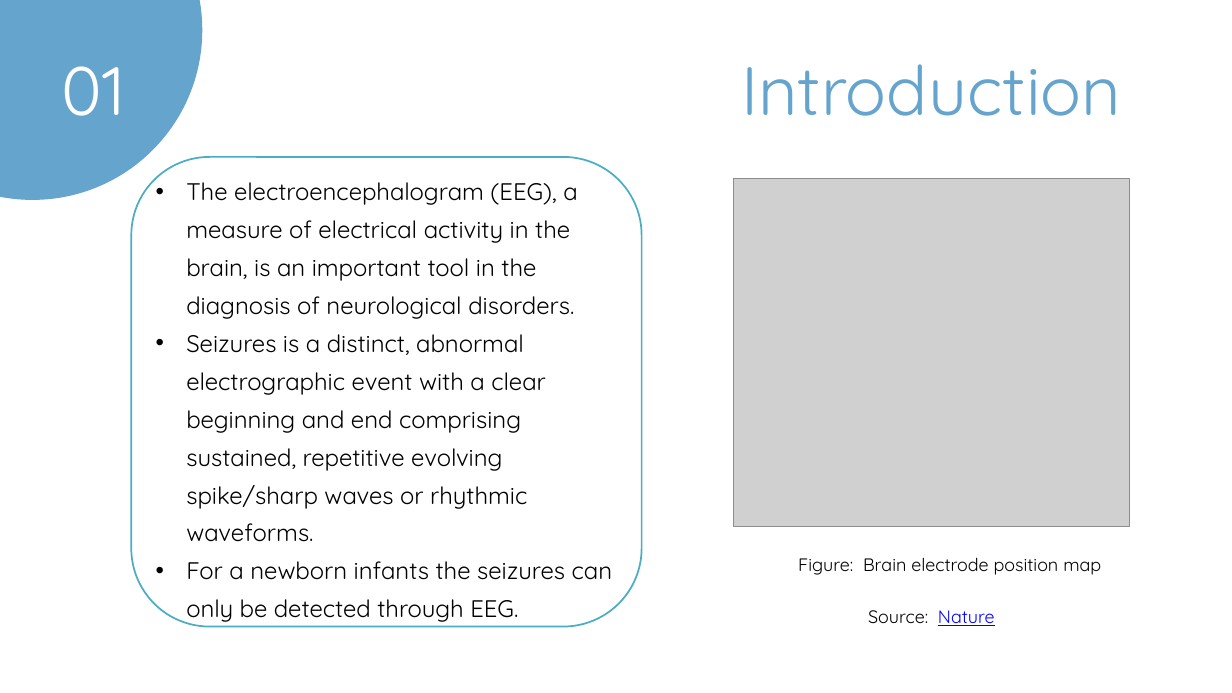
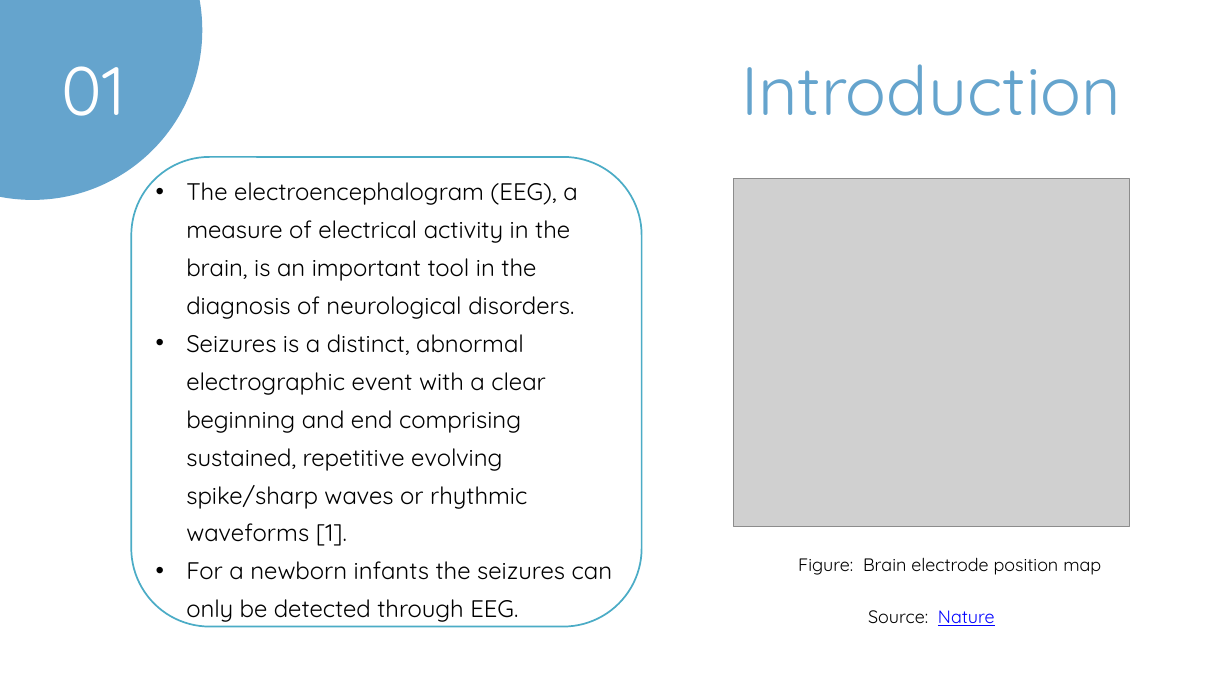
Before and after one commit to SucreCC/dissertation, a slide deck: slide 3 of slides/Dissertation.pptx. Drawn at 1232x693 pixels with LibreOffice and Linux fonts; fonts in the diff are those of the drawing; grey boxes stand for pictures. Boxes give left, top, right and bottom in pixels: in the first picture for what was removed or moved away, otherwise in the second. Text is boxed around its words. In the diff, an @@ line names an element or a change of style, - is before the commit and + after.

```diff
--- a/slides/Dissertation.pptx
+++ b/slides/Dissertation.pptx
@@ text at box(186, 334, 546, 546): text changed @@
-• Seizures is a distinct, abnormal electrographic event with a clear beginning and end comprising sustained, repetitive evolving spike/sharp waves or rhythmic waveforms.
+• Seizures is a distinct, abnormal electrographic event with a clear beginning and end comprising sustained, repetitive evolving spike/sharp waves or rhythmic waveforms [1].
```
Also in this commit, not shown: 1 other slide changed, 1 slide added.
